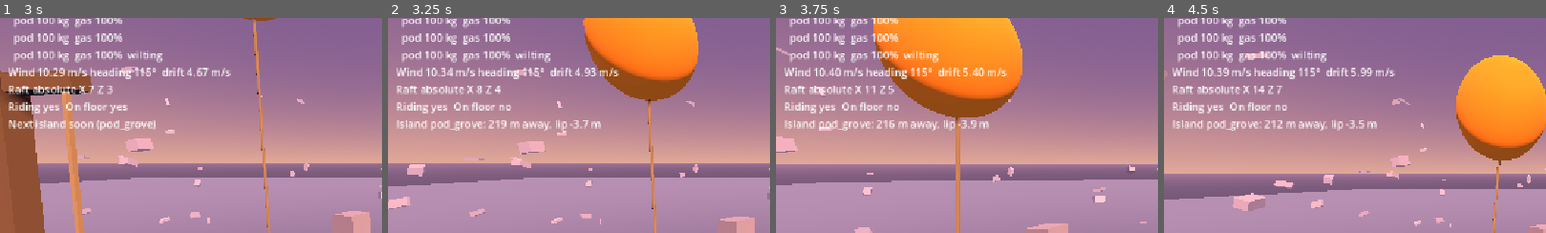
Above: before the commit, frames 1-4 (left to right).
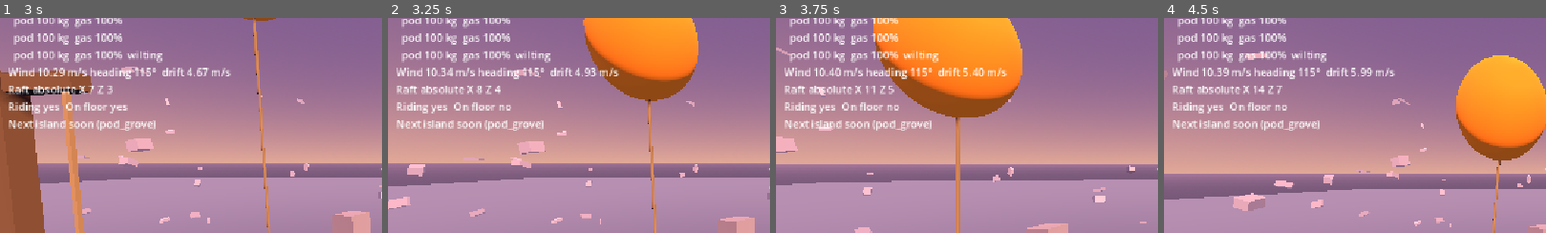
Above: after the commit, the same moments.

Repository: koalaitytime/Groundless
Game: Godot game, scene res://tests/ride_test.tscn
The game is run twice, just before and just after one commit, with the same random seed, the same clock (stepped at 60 frames per second) and the same inputs. This scene is started directly instead of the project's main scene.
Inputs (mouse positions are % of the whole screen's width and height, from its top left):
- Up to frame 1 (3 s): tap Enter at 0.5 s; move the mouse to (55, 50) at 0.52 s; hold Space (jump) 0.53-1.28 s; hold W (move_forward) from 0.53 s (still down); move the mouse to (45, 50) at 1.27 s; tap X (cut_loose) at 1.35 s; tap Space (jump) at 1.52, 1.55, 1.82, 2.3 s; move the mouse to (52, 48) at 2.02 s; hold Mouse wheel down (hotbar_next) 2.03-2.78 s; move the mouse to (49, 52) at 2.77 s; tap Mouse wheel up (hotbar_prev) at 2.85 s
- Up to frame 2 (3.25 s): keep holding W (move_forward); tap Space (jump) at 3.02, 3.05 s
- Up to frame 3 (3.75 s): keep holding W (move_forward); tap Space (jump) at 3.32 s; move the mouse to (57, 51) at 3.52 s; hold E (interact) from 3.53 s (still down)
- Up to frame 4 (4.5 s): keep holding W (move_forward); tap Space (jump) at 3.77, 3.8, 4.07 s; move the mouse to (42, 49) at 4.27 s; release E (interact) at 4.28 s; right-click (42, 49) at 4.35 s
The pictures show only the part of the screen within x 0-50%, y 15-65%; the shares and areas given below are measured in that part.

Frame 1 is identical in both runs. In frame 2, 1.2% of the frame differs, in the area x 2-56%, y 47-53%; in frame 3, 1.1%; in frame 4, 1.2%.

Commit message:
Moor the raft level with an island's lip when anchored
Playtest: anchoring left the raft high above the lip, then leaking pods
dragged it too low to climb back. Now the anchor rope hauls the deck level
with the lip and holds it there regardless of lift, the raft stops bobbing
and swaying, and the gap is 0.2 m so the player walks straight across. Lift
takes over again after casting off. Ride test now runs without islands.

Co-Authored-By: Claude Opus 5.5 <noreply@anthropic.com>

Diff:
--- a/groundless/scripts/raft.gd
+++ b/groundless/scripts/raft.gd
@@ -23,6 +23,8 @@
 var anchor_velocity: Variant = null
 
 var _time := 0.0
+## 0 = free in the wind, 1 = moored and still (no bob, sway or wandering turn).
+var _calm := 0.0
 var _paddle_target := Vector3.ZERO
 var _paddle_velocity := Vector3.ZERO
 var _base_position := Vector3.ZERO
@@ -53,11 +55,16 @@
 		horizontal = horizontal.lerp(wind, 1.0 - exp(-drift_response * delta))
 
 	# Vertical: vy target = clamp((target - y) / T, -max_sink, +max_rise), smoothed.
+	# While moored the rope hauls the raft to the lip's height faster.
+	var moored := anchor_velocity != null
 	var desired_vy := clampf(
 		(target_height - _base_position.y) / Tuning.height_time_constant,
 		-Tuning.max_sink_speed,
 		Tuning.max_rise_speed
 	)
+	if moored:
+		desired_vy = clampf((target_height - _base_position.y) / Tuning.moor_height_time, -Tuning.moor_vertical_speed, Tuning.moor_vertical_speed)
+	_calm = move_toward(_calm, 1.0 if moored else 0.0, delta * 0.5)
 	var vy := lerpf(velocity.y, desired_vy, 1.0 - exp(-Tuning.vertical_smoothing * delta))
 	velocity = Vector3(horizontal.x, vy, horizontal.z)
 	_paddle_velocity = _paddle_velocity.lerp(_paddle_target, 1.0 - exp(-2.0 * delta))
@@ -65,10 +72,11 @@
 	_base_position += (velocity + _paddle_velocity) * delta
 	_keep_clear_of_islands()
 
-	_yaw += deg_to_rad(turn_degrees_per_second) * sin(_time * 0.05) * delta
+	var motion := 1.0 - _calm
+	_yaw += deg_to_rad(turn_degrees_per_second) * sin(_time * 0.05) * delta * motion
 
-	var bob := sin(_time * TAU / bob_period) * bob_height
-	var sway := deg_to_rad(sway_degrees)
+	var bob := sin(_time * TAU / bob_period) * bob_height * motion
+	var sway := deg_to_rad(sway_degrees) * motion
 	var pitch := sway * sin(_time * TAU / 7.3)
 	var roll := sway * sin(_time * TAU / 9.1 + 0.7)
 	global_transform = Transform3D(
--- a/groundless/scripts/raft_anchor.gd
+++ b/groundless/scripts/raft_anchor.gd
@@ -1,9 +1,10 @@
 class_name RaftAnchor
 extends Node
-## Anchoring to an island (GDD "Anchoring"). Throw the hook into an island and its rope ties
+## Anchoring to an island (GDD "Anchoring"). Throw the hook into an island and its rope moors
 ## the raft there: the raft is reeled in until its nearest edge is Tuning.anchor_gap from the
-## island's lip, then held. The rope keeps the raft within Tuning.anchor_rope_length above or
-## below the anchor point (see RaftLift). A cleat appears on the raft's edge: E casts off.
+## island's lip and hauled level with the lip (see RaftLift), then held still, so the player
+## can walk straight across. A cleat appears on the raft's edge: E casts off, and the raft
+## goes back to the resting height its lift gives.
 ## Child of the Raft, named "Anchor".
 
 signal anchored(island: Island)
--- a/groundless/scripts/raft_lift.gd
+++ b/groundless/scripts/raft_lift.gd
@@ -86,9 +86,5 @@
 	if not anchored or Tuning.leak_while_anchored:
 		for pod in pods():
 			pod.leak(delta, murk_extra, anchored)
-	var target := get_resting_height()
-	if anchored:
-		# The anchor rope holds the raft within its length of the anchor point.
-		var a := anchor.anchor_position().y
-		target = clampf(target, a - Tuning.anchor_rope_length, a + Tuning.anchor_rope_length)
-	raft.target_height = target
+	# Moored: the rope holds the deck level with the island's lip, whatever the lift.
+	raft.target_height = anchor.island.global_position.y if anchored else get_resting_height()
--- a/groundless/scripts/tuning.gd
+++ b/groundless/scripts/tuning.gd
@@ -164,12 +164,18 @@
 @export var island_reveal_near := 90.0
 
 @export_group("Anchoring")
-## Anchor rope length: the raft stays within this distance above or below the anchor.
-@export var anchor_rope_length := 15.0
+## Mooring (after the milestone 4 playtest): once anchored, the rope hauls the raft level
+## with the island's lip and holds it there whatever the pods are doing, so the player can
+## walk straight across. Lift only matters again after casting off.
 ## How fast the raft is reeled toward the island, m/s.
 @export var anchor_reel_speed := 1.5
-## Gap left between the raft's nearest edge and the island's lip, in metres.
-@export var anchor_gap := 1.0
+## Gap left between the raft's nearest edge and the island's lip, in metres. Small enough
+## to step across.
+@export var anchor_gap := 0.2
+## Seconds: how quickly a moored raft is hauled to the lip's height (time constant).
+@export var moor_height_time := 2.0
+## Fastest a moored raft is hauled up or down, m/s.
+@export var moor_vertical_speed := 2.5
 ## Leaking while anchored: true = pods keep leaking, but only at the healthy rate (even
 ## damaged ones); false = no leaking while anchored. Andrew is trying this out.
 @export var leak_while_anchored := true
--- a/groundless/tests/island_test.gd
+++ b/groundless/tests/island_test.gd
@@ -122,17 +122,38 @@
 	lift.process_mode = Node.PROCESS_MODE_INHERIT
 	await _ticks(25.0)
 	var gap := anchor.edge_gap()
-	_check(absf(gap - Tuning.anchor_gap) < 0.35, "the raft is reeled in until its edge is about 1 m from the lip (%.2f m)" % gap)
+	_check(absf(gap - Tuning.anchor_gap) < 0.35, "the raft is reeled in until its edge is anchor_gap from the lip (%.2f m)" % gap)
 	_check(_flat(raft.get_horizontal_velocity()).length() < 0.2, "and held there (%.2f m/s)" % _flat(raft.get_horizontal_velocity()).length())
 
-	print("Anchor rope limits height")
+	print("Moored level with the lip")
 	for pod in lift.pods():
 		pod.gas = 0.0
-	await _ticks(25.0)
-	var below := anchor.anchor_position().y - raft.get_base_height()
-	_check(below <= Tuning.anchor_rope_length + 0.5, "with no lift the rope holds the raft %.1f m below the anchor (max %.0f)" % [below, Tuning.anchor_rope_length])
+	await _ticks(12.0)
+	var level := raft.global_position.y - first.global_position.y
+	_check(absf(level) < 0.1, "with no lift at all, the rope holds the deck level with the lip (%+.2f m)" % level)
+	var basis_tilt := raft.global_basis.y.angle_to(Vector3.UP)
+	_check(rad_to_deg(basis_tilt) < 0.2, "a moored raft stops bobbing and swaying (tilt %.2f deg)" % rad_to_deg(basis_tilt))
 	for pod in lift.pods():
 		pod.gas = 1.0
+	await _ticks(3.0)
+	_check(absf(raft.global_position.y - first.global_position.y) < 0.1, "and refilled pods don't lift it off the lip either")
+
+	print("Walk straight across")
+	var toward_island := _flat(first.global_position - raft.global_position).normalized()
+	var edge := (raft.get_node("Build") as RaftBuilder).extent_along(raft.global_basis.inverse() * toward_island)
+	player.global_position = raft.global_position + toward_island * (edge - 0.8) + Vector3.UP * 0.1
+	player.velocity = Vector3.ZERO
+	await _ticks(0.3)
+	_face(first.global_position)
+	player.input_override = Vector2(0, -1)
+	await _ticks(1.5)
+	player.input_override = Vector2.ZERO
+	await _ticks(0.5)
+	var feet := player.global_position.y - first.global_position.y
+	_check(player.is_on_floor() and player.ride_body == null and absf(feet) < 0.1, "the player walks from the deck onto the island without jumping (feet %+.2f m)" % feet)
+	_check(first.visited, "and that counts as visiting it")
+	player.global_position = raft.global_transform * Vector3(0, 0.1, 0)
+	await _ticks(0.5)
 
 	print("Leaking while anchored")
 	Tuning.leak_healthy_per_min = 0.02
@@ -164,7 +185,7 @@
 	await _ticks(0.5)
 	var on_island := player.is_on_floor() and absf(player.global_position.y - first.global_position.y) < 0.3
 	_check(on_island, "jumping at a 1.2 m ledge mantles onto the island (feet %+.2f m from lip)" % (player.global_position.y - first.global_position.y))
-	_check(first.visited and islands.sequence_index == 1, "standing on it counts as visiting the pod grove")
+	_check(islands.sequence_index == 1, "visiting the pod grove moves the sequence on")
 
 	print("Gather on the island")
 	var pod_node: ResourceNode = null
--- a/groundless/tests/ride_test.gd
+++ b/groundless/tests/ride_test.gd
@@ -58,6 +58,8 @@
 	raft.get_node("Lift").process_mode = Node.PROCESS_MODE_DISABLED
 	raft.target_height = 85.0
 	add_child(main)
+	# No islands: this test is about riding the raft in open sky.
+	main.get_node("Islands").process_mode = Node.PROCESS_MODE_DISABLED
 	_next_phase()
 
 
Not shown, changed: CLAUDE.md
